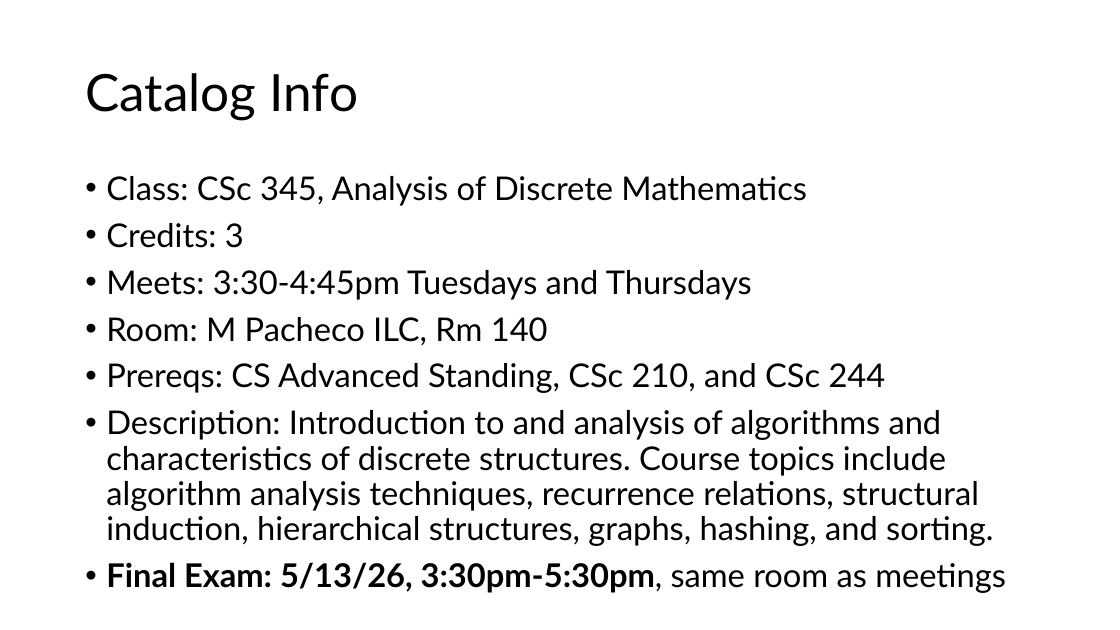
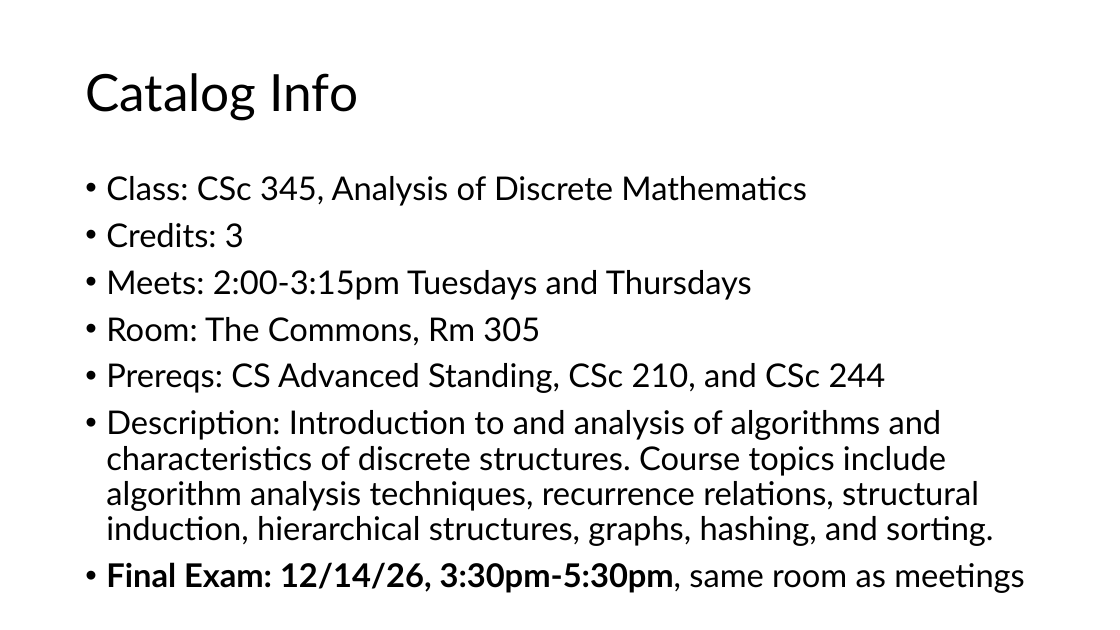
Before and after one commit to professorlynam/csc345, a slide deck: slide 3 of Syllabus Presentation.pptx. Drawn at 1120x630 pixels with LibreOffice and Linux fonts; fonts in the diff are those of the drawing. Boxes give left, top, right and bottom in pixels: in the first picture for what was removed or moved away, otherwise in the second. Text is boxed around its words. In the diff, an @@ line names an element or a change of style, - is before the commit and + after.

```diff
--- a/Syllabus Presentation.pptx
+++ b/Syllabus Presentation.pptx
@@ text at [106,270,752,345]: text changed @@
-• Meets: 3:30-4:45pm Tuesdays and Thursdays
-• Room: M Pacheco ILC, Rm 140
+• Meets: 2:00-3:15pm Tuesdays and Thursdays
+• Room: The Commons, Rm 305
@@ text at [106,562,1025,593]: text changed @@
-• Final Exam: 5/13/26, 3:30pm-5:30pm, same room as meetings
+• Final Exam: 12/14/26, 3:30pm-5:30pm, same room as meetings
```
Also in this commit, not shown: 6 other slides changed, 33 other files.
